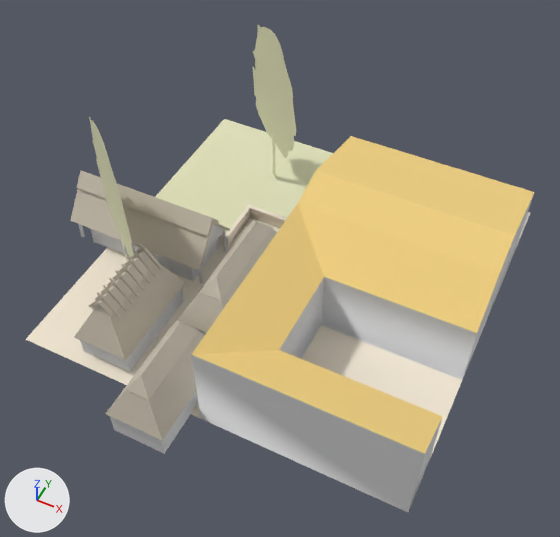
Two versions of the OBJ model assets/stl_export/wr21.obj, one commit apart.
Camera for both pictures: a camera (50 mm lens) standing at (17.2, -37.4, 46.4) and looking at (0.5, -3.9, 4.5). The axes (+X, +Y, +Z) are drawn at lower left. The lights are the same throughout. The picture after the commit comes second. Where no turn or scale is listed for an object, it has been applied to the vertices. Vertices at exactly the same position are counted once.

Objects in the first picture: 'wr21'.
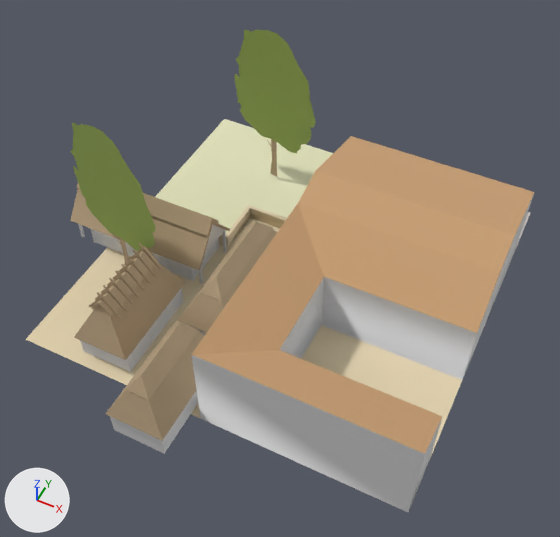
What differs and where, as boxes (x1, y1, x2, y2) in the pictures (560 x 537 px; the box of a moved part takes in the faces that stretch with it):
'wr21', recoloured, reshaped
    before: (26, 25, 534, 512)
    after: (26, 30, 534, 512)
part 1 of me_wr21, moved or reshaped
    before: (253, 25, 295, 177)
    after: (118, 66, 316, 263)
part 2 of me_wr21, moved or reshaped
    before: (89, 116, 133, 262)
    after: (70, 30, 310, 252)
part 3 of me_wr21, recoloured
    before: (254, 60, 296, 157)
    after: (115, 140, 276, 256)
part 4 of me_wr21, recoloured
    before: (90, 25, 284, 253)
    after: (73, 30, 315, 252)

The edits, one by one:
Material 'Material' (mat_material) changes colour from yellow #f1d182 to brown #c89f74; in linear values from (0.878, 0.639, 0.224) to (0.577, 0.349, 0.176).
Material 'cortyard' (mat_cortyard) changes colour from pale yellow #f1e6d3 to beige #e2d1af; in linear values from (0.878, 0.792, 0.651) to (0.757, 0.639, 0.427).
Material 'straw' (mat_straw) changes colour from light grey #c7bead to beige #b29c7d; in linear values from (0.569, 0.514, 0.42) to (0.447, 0.333, 0.204).
Material 'tree' (mat_tree) is new.
Its base color is (0.294, 0.4, 0.0902) (green #94aa55).
Its roughness is 1.0.
me_wr21 has 625 vertices, 907 faces and spans x -17.8..15.0, y -18.5..15.0, z -0.3..14.4.
me_wr21 is used by ob_wr21; location (0.0, 0.0, 0.0).
me_wr21 part 1: 67 of 625 vertices moved; they spanned x -10.2..-3.4, y 6.7..12.3, z 0.0..14.4 and now span x -12.6..-2.5, y -6.2..10.6, z 0.0..10.0; mean shift (-1.2, -4.4, -2.7); largest move (-9.9, 12.0, 10.0) -> (-11.4, -6.2, 0.0).
me_wr21 part 2: 67 of 625 vertices moved; they spanned x -15.2..-8.3, y -8.9..-3.4, z 0.0..14.4 and now span x -16.0..-3.2, y -7.2..10.6, z 3.7..14.4; mean shift (1.1, 4.2, 2.7); largest move (-9.5, -8.0, 5.1) -> (-9.4, 10.2, 13.5).
me_wr21 part 3: 10 faces spanning x -12.6..-6.6, y -6.2..9.7, z 0.0..3.9 switch from mat_w (beige #e2e2bc) to mat_straw (beige #b29c7d).
me_wr21 part 4: 36 faces spanning x -16.0..-2.5, y -7.2..10.6, z 3.7..14.4 switch from mat_w (beige #e2e2bc) to mat_tree (green #94aa55).
